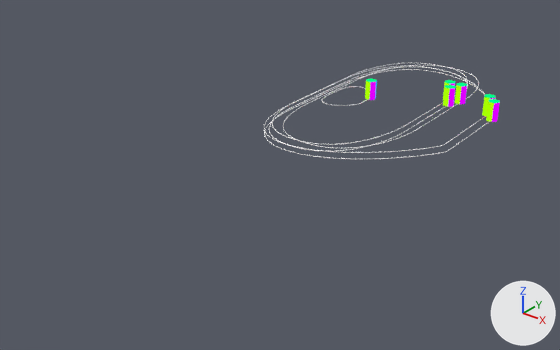
The Blender file experiments/track_runners/track_runners.blend: old version first, new version second.
Rendered twice from a 50 mm lens placed at (53.0, -43.8, 26.1), pointed at (17.8, 0.2, -1.2). Arrows for +X, +Y and +Z are at lower right; the lights stay in place.

Objects in the first picture: 'BezierCurve.001', 'BezierCurve.002', 'BezierCurve.003', 'BezierCurve.004', 'BezierCurve.005', 'BezierCurve.006', 'actor.001', 'actor.002', 'actor.003', 'actor.004', 'actor.005', 'actor.006'.
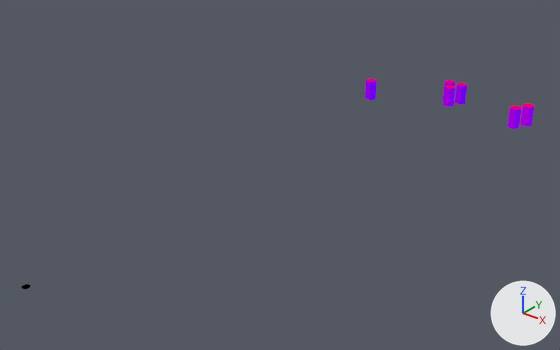
Boxes (x1, y1, x2, y2) around the edits, measured in the pictures (560 x 350 px):
'actor.005', recoloured, reshaped (7% wider)
    before: (486, 99, 500, 122)
    after: (507, 105, 522, 129)
'actor.004', recoloured, reshaped (7% wider)
    before: (482, 94, 495, 117)
    after: (520, 103, 534, 127)
'BezierCurve.005', hidden
    before: (264, 69, 490, 159)
'BezierCurve.004', hidden
    before: (264, 66, 486, 153)
'BezierCurve.001', hidden
    before: (283, 65, 479, 149)
'BezierCurve.002', hidden
    before: (272, 63, 468, 145)
'BezierCurve.003', hidden
    before: (269, 67, 468, 151)
'BezierCurve.006', hidden
    before: (322, 86, 368, 106)
'start_mark', added
    after: (21, 284, 30, 289)
part 1 of me_cylinder_004, recoloured
    before: (443, 82, 449, 99)
    after: (365, 81, 529, 129)

Edits to the bpy script that builds the scene:
```text
Add mat_top:
    mat_top = bpy.data.materials.new('top')
    # nodes: Emission, Math, Mix, ObjectInfo, OutputMaterial, SeparateXYZ, TexCoord, TexNoise, ValToRGB, Value
    # colours: red #ff0000, blue #0000ff
Add mat_sides:
    mat_sides = bpy.data.materials.new('sides')
    # nodes: Emission, Math, Mix, ObjectInfo, OutputMaterial, SeparateXYZ, TexCoord, TexNoise, ValToRGB, Value
    # colours: red #ff0000, blue #0000ff
Change me_cylinder_004:
    where me_cylinder_004.from_pydata(...)  # 12 vertices, 7 faces; spans x -0.48..0.48, y -0.56..0.56, z 0.0..1.8
    used by ob_actor_002; parent = ob_beziercurve_002; location = (16.48, 8.769, 0.0)
    me_cylinder_004 part 1: all 6 faces centred in x -0.48..0.48, y -0.42..0.42, z 0.9 switch from mat_white to mat_sides
    add me_cylinder_004.materials.append(mat_top)
Change cu_beziercurve_003:
    remove cu_beziercurve_003.materials.append(mat_material)  # white #ffffff
    add cu_beziercurve_003.materials.append(mat_black)  # black #000000
    cu_beziercurve_003.bevel_depth: 0.03 -> 0.05
Change cu_beziercurve_001:
    remove cu_beziercurve_001.materials.append(mat_material)  # white #ffffff
    add cu_beziercurve_001.materials.append(mat_black)  # black #000000
    cu_beziercurve_001.bevel_depth: 0.03 -> 0.05
Change cu_beziercurve_004:
    remove cu_beziercurve_004.materials.append(mat_material)  # white #ffffff
    add cu_beziercurve_004.materials.append(mat_black)  # black #000000
    cu_beziercurve_004.bevel_depth: 0.03 -> 0.05
Change cu_beziercurve_006:
    where _sp = cu_beziercurve_006.splines.new('BEZIER'); _sp.bezier_points.add(5)
    remove _sp.bezier_points.foreach_set('co', [10.47, -5.159, 0.0, -2.852, -5.929, 0.0, -2.64, 3.908, 0.0, 2.65, 11.85, 0.0, 12.19, 15.23, 0.0, 15.76, 2.78, 0.0])
    remove _sp.bezier_points.foreach_set('handle_left', [11.04, -4.337, 0.0, 1.638, -9.035, 0.0, -3.208, 3.086, 0.0, 2.081, 11.02, 0.0, 7.7, 18.34, 0.0, 16.33, 3.602, 0.0])
    remove _sp.bezier_points.foreach_set('handle_right', [9.899, -5.981, 0.0, -7.342, -2.823, 0.0, -2.071, 4.73, 0.0, 3.219, 12.67, 0.0, 16.68, 12.13, 0.0, 15.19, 1.958, 0.0])
    add _sp.bezier_points.foreach_set('co', [13.5, -7.258, 0.0, -3.4, -6.79, 0.0, -2.64, 3.908, 0.0, 2.65, 11.85, 0.0, 12.19, 15.23, 0.0, 18.79, 0.681, 0.0])
    add _sp.bezier_points.foreach_set('handle_left', [14.07, -6.436, 0.0, 2.381, -10.79, 0.0, -3.208, 3.086, 0.0, 2.081, 11.02, 0.0, 7.7, 18.34, 0.0, 19.36, 1.503, 0.0])
    add _sp.bezier_points.foreach_set('handle_right', [12.93, -8.08, 0.0, -7.89, -3.685, 0.0, -2.071, 4.73, 0.0, 3.219, 12.67, 0.0, 16.68, 12.13, 0.0, 18.22, -0.142, 0.0])
    remove cu_beziercurve_006.materials.append(mat_material)  # white #ffffff
    add cu_beziercurve_006.materials.append(mat_black)  # black #000000
    cu_beziercurve_006.bevel_depth: 0.03 -> 0.05
Change cu_beziercurve_008:
    where _sp = cu_beziercurve_008.splines.new('BEZIER'); _sp.bezier_points.add(5)
    remove _sp.bezier_points.foreach_set('co', [10.47, -5.159, 0.0, -2.852, -5.929, 0.0, -2.64, 3.908, 0.0, 2.65, 11.85, 0.0, 12.19, 15.23, 0.0, 15.76, 2.78, 0.0])
    remove _sp.bezier_points.foreach_set('handle_left', [11.04, -4.337, 0.0, 1.638, -9.035, 0.0, -3.208, 3.086, 0.0, 2.081, 11.02, 0.0, 7.7, 18.34, 0.0, 16.33, 3.602, 0.0])
    remove _sp.bezier_points.foreach_set('handle_right', [9.899, -5.981, 0.0, -7.342, -2.823, 0.0, -2.071, 4.73, 0.0, 3.219, 12.67, 0.0, 16.68, 12.13, 0.0, 15.19, 1.958, 0.0])
    add _sp.bezier_points.foreach_set('co', [13.39, -4.724, 0.0, -2.629, -5.606, 0.0, -2.64, 3.908, 0.0, 2.65, 11.85, 0.0, 12.19, 15.23, 0.0, 17.36, 1.309, 0.0])
    add _sp.bezier_points.foreach_set('handle_left', [13.82, -4.101, 0.0, 1.861, -8.712, 0.0, -3.208, 3.086, 0.0, 2.081, 11.02, 0.0, 7.7, 18.34, 0.0, 17.8, 1.931, 0.0])
    add _sp.bezier_points.foreach_set('handle_right', [12.96, -5.346, 0.0, -7.119, -2.5, 0.0, -2.071, 4.73, 0.0, 3.219, 12.67, 0.0, 16.68, 12.13, 0.0, 16.93, 0.686, 0.0])
    remove cu_beziercurve_008.materials.append(mat_material)  # white #ffffff
    add cu_beziercurve_008.materials.append(mat_black)  # black #000000
    cu_beziercurve_008.bevel_depth: 0.03 -> 0.05
Change cu_beziercurve_009:
    remove cu_beziercurve_009.materials.append(mat_material)  # white #ffffff
    add cu_beziercurve_009.materials.append(mat_black)  # black #000000
    cu_beziercurve_009.bevel_depth: 0.03 -> 0.05
Change ob_beziercurve_002:
    add ob_beziercurve_002.hide_render = True
Change ob_actor_001:
    ob_actor_001: bpy.data.objects.new('actor.001', me_cylinder_002) -> bpy.data.objects.new('actor.001', me_cylinder_004)
Change ob_beziercurve_001:
    add ob_beziercurve_001.hide_render = True
Change ob_actor_003:
    ob_actor_003: bpy.data.objects.new('actor.003', me_cylinder_003) -> bpy.data.objects.new('actor.003', me_cylinder_004)
Change ob_beziercurve_003:
    add ob_beziercurve_003.hide_render = True
Change ob_actor_004:
    ob_actor_004: bpy.data.objects.new('actor.004', me_cylinder_006) -> bpy.data.objects.new('actor.004', me_cylinder_004)
Change ob_beziercurve_004:
    add ob_beziercurve_004.hide_render = True
Change ob_actor_005:
    ob_actor_005: bpy.data.objects.new('actor.005', me_cylinder_007) -> bpy.data.objects.new('actor.005', me_cylinder_004)
Change ob_beziercurve_005:
    add ob_beziercurve_005.hide_render = True
Change ob_actor_006:
    ob_actor_006: bpy.data.objects.new('actor.006', me_cylinder_008) -> bpy.data.objects.new('actor.006', me_cylinder_004)
Change ob_beziercurve_006:
    add ob_beziercurve_006.hide_render = True
Add ob_start_mark:
    ob_start_mark = bpy.data.objects.new('start_mark', me_circle)  # 32 vertices, 1 face; spans x -1.0..1.0, y -1.0..1.0, z 0.0; in mat_black (black #000000)
    ob_start_mark.location = (17.14, -23.03, 0.0)
    ob_start_mark.scale = (0.257, 0.257, 0.257)
```
